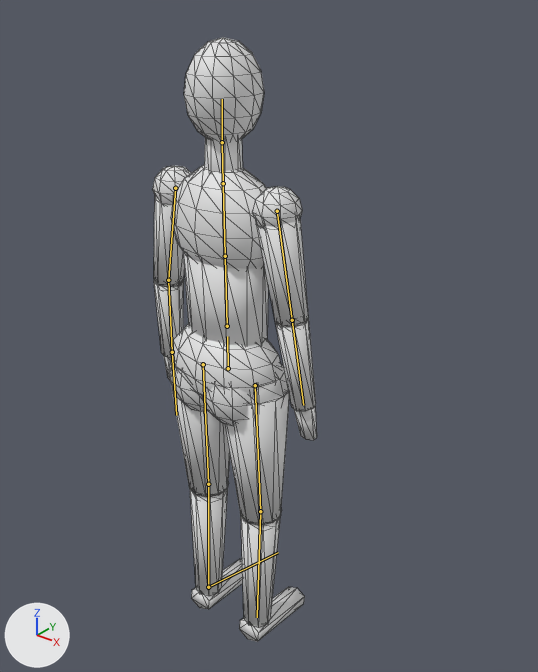
The glTF model assets/models/driver_f.glb, before and after one commit.
Both versions are drawn from a 50 mm camera at (1.146, -1.265, 1.806) aimed at (-0.002, 0.171, 0.916). Every picture has the same lights, and +X, +Y and +Z are marked at lower left. The first picture is the older version. The bones that change, and the others that lie on the model, are drawn over the model as lines. Mesh edges are drawn as thin lines.

Names of what the first picture shows: 'body'.
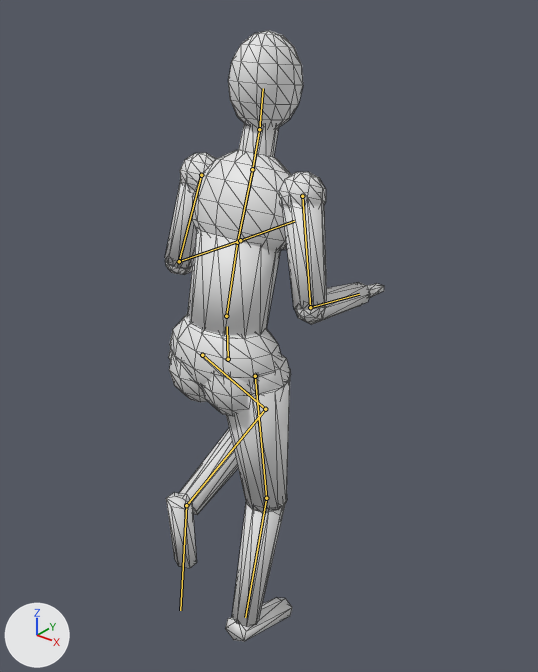
The newer file adds an action. The first version stands in its rest pose; the second is drawn at frame 15 of the action 'sprint'.

Where the change shows, as pixel boxes [x1, y1, x2, y2] in the pictures (538 x 672 px):
'body', posed (33% wider): before [153, 37, 317, 642]; after [165, 30, 384, 641]
bone 'hips', root to tip: before (228, 368) to (227, 336); after (228, 359) to (227, 326)
bone 'spine', root to tip: before (227, 326) to (225, 256); after (226, 316) to (237, 242)
bone 'chest', root to tip: before (225, 256) to (223, 183); after (237, 242) to (252, 169)
bone 'neck', root to tip: before (223, 183) to (222, 142); after (252, 169) to (259, 129)
bone 'head', root to tip: before (222, 142) to (222, 99); after (259, 129) to (263, 88)
bone 'upper_arm.L', root to tip: before (277, 211) to (292, 320); after (302, 196) to (310, 307)
bone 'forearm.L', root to tip: before (292, 320) to (303, 405); after (310, 307) to (359, 294)
bone 'upper_arm.R', root to tip: before (175, 188) to (168, 280); after (201, 175) to (179, 261)
bone 'forearm.R', root to tip: before (168, 280) to (172, 352); after (179, 261) to (240, 240)
bone 'thigh.L', root to tip: before (255, 385) to (260, 511); after (255, 376) to (266, 498)
bone 'shin.L', root to tip: before (260, 511) to (257, 617); after (266, 498) to (245, 617)
bone 'thigh.R', root to tip: before (203, 364) to (208, 484); after (202, 355) to (265, 409)
bone 'shin.R', root to tip: before (208, 484) to (208, 587); after (265, 409) to (186, 505)
bone 'foot.R', root to tip: before (208, 587) to (278, 552); after (186, 505) to (180, 610)

Diff of the bpy script that builds the scene:
```diff
--- a/assets/models/driver_f.glb.py
+++ b/assets/models/driver_f.glb.py
@@ bone_hips @@
 bone_hips = bpy.data.objects['rig'].pose.bones['hips']
-bone_hips.location = (0.0, 0.0, 0.0)
+bone_hips.location = (0.0, 0.029, 0.0)
@@ bone_spine @@
 bone_spine = bpy.data.objects['rig'].pose.bones['spine']  # child of 'hips'
-bone_spine.rotation_quaternion = (1.0, 0.0, 0.0, 0.0)  # degrees (0, 0, 0)
+bone_spine.rotation_quaternion = (0.993, -0.122, 0.0, 0.0)  # degrees (-14, 0, 0)
@@ bone_chest @@
 bone_chest = bpy.data.objects['rig'].pose.bones['chest']  # child of 'spine'
-bone_chest.rotation_quaternion = (1.0, 0.0, 0.0, 0.0)  # degrees (0, 0, 0)
+bone_chest.rotation_quaternion = (0.999, -0.052, 0.003, 0.0)  # degrees (-6, 0, 0)
@@ bone_neck @@
 bone_neck = bpy.data.objects['rig'].pose.bones['neck']  # child of 'chest'
-bone_neck.rotation_quaternion = (1.0, 0.0, 0.0, 0.0)  # degrees (0, 0, 0)
+bone_neck.rotation_quaternion = (0.999, 0.035, 0.0, 0.0)  # degrees (4, 0, 0)
@@ bone_head @@
 bone_head = bpy.data.objects['rig'].pose.bones['head']  # child of 'neck'
-bone_head.rotation_quaternion = (1.0, 0.0, 0.0, 0.0)  # degrees (0, 0, 0)
+bone_head.rotation_quaternion = (0.996, 0.087, 0.0, 0.0)  # degrees (10, 0, 0)
@@ bone_upper_arm_l @@
 bone_upper_arm_l = bpy.data.objects['rig'].pose.bones['upper_arm.L']  # child of 'chest'
-bone_upper_arm_l.rotation_quaternion = (1.0, 0.0, 0.0, 0.0)  # degrees (0, 0, 0)
+bone_upper_arm_l.rotation_quaternion = (-0.996, -0.029, 0.002, 0.07)  # degrees (3, 0, -8)
@@ bone_forearm_l @@
 bone_forearm_l = bpy.data.objects['rig'].pose.bones['forearm.L']  # child of 'upper_arm.L'
-bone_forearm_l.rotation_quaternion = (1.0, 0.0, 0.0, 0.0)  # degrees (0, 0, 0)
+bone_forearm_l.rotation_quaternion = (0.698, 0.716, 0.0, 0.0)  # degrees (92, 0, 0)
@@ bone_upper_arm_r @@
 bone_upper_arm_r = bpy.data.objects['rig'].pose.bones['upper_arm.R']  # child of 'chest'
-bone_upper_arm_r.rotation_quaternion = (1.0, 0.0, 0.0, 0.0)  # degrees (0, 0, 0)
+bone_upper_arm_r.rotation_quaternion = (0.989, 0.125, 0.009, 0.069)  # degrees (14, 0, 8)
@@ bone_forearm_r @@
 bone_forearm_r = bpy.data.objects['rig'].pose.bones['forearm.R']  # child of 'upper_arm.R'
-bone_forearm_r.rotation_quaternion = (1.0, 0.0, 0.0, 0.0)  # degrees (0, 0, 0)
+bone_forearm_r.rotation_quaternion = (0.693, 0.721, 0.0, 0.0)  # degrees (92, 0, 0)
@@ bone_thigh_l @@
 bone_thigh_l = bpy.data.objects['rig'].pose.bones['thigh.L']  # child of 'hips'
-bone_thigh_l.rotation_quaternion = (1.0, 0.0, 0.0, 0.0)  # degrees (0, 0, 0)
+bone_thigh_l.rotation_quaternion = (-0.999, -0.032, 0.0, 0.0)  # degrees (4, 0, 0)
@@ bone_shin_l @@
 bone_shin_l = bpy.data.objects['rig'].pose.bones['shin.L']  # child of 'thigh.L'
-bone_shin_l.rotation_quaternion = (1.0, 0.0, 0.0, 0.0)  # degrees (0, 0, 0)
+bone_shin_l.rotation_quaternion = (0.991, -0.134, 0.0, 0.0)  # degrees (-15, 0, 0)
@@ bone_thigh_r @@
 bone_thigh_r = bpy.data.objects['rig'].pose.bones['thigh.R']  # child of 'hips'
-bone_thigh_r.rotation_quaternion = (1.0, 0.0, 0.0, 0.0)  # degrees (0, 0, 0)
+bone_thigh_r.rotation_quaternion = (0.937, 0.349, 0.0, 0.0)  # degrees (41, 0, 0)
@@ bone_shin_r @@
 bone_shin_r = bpy.data.objects['rig'].pose.bones['shin.R']  # child of 'thigh.R'
-bone_shin_r.rotation_quaternion = (1.0, 0.0, 0.0, 0.0)  # degrees (0, 0, 0)
+bone_shin_r.rotation_quaternion = (0.617, -0.787, 0.0, 0.0)  # degrees (-104, 0, 0)
@@ bone_foot_r @@
 bone_foot_r = bpy.data.objects['rig'].pose.bones['foot.R']  # child of 'shin.R'
-bone_foot_r.rotation_quaternion = (1.0, 0.0, 0.0, 0.0)  # degrees (0, 0, 0)
+bone_foot_r.rotation_quaternion = (0.992, -0.128, 0.0, 0.0)  # degrees (-15, 0, 0)
```
